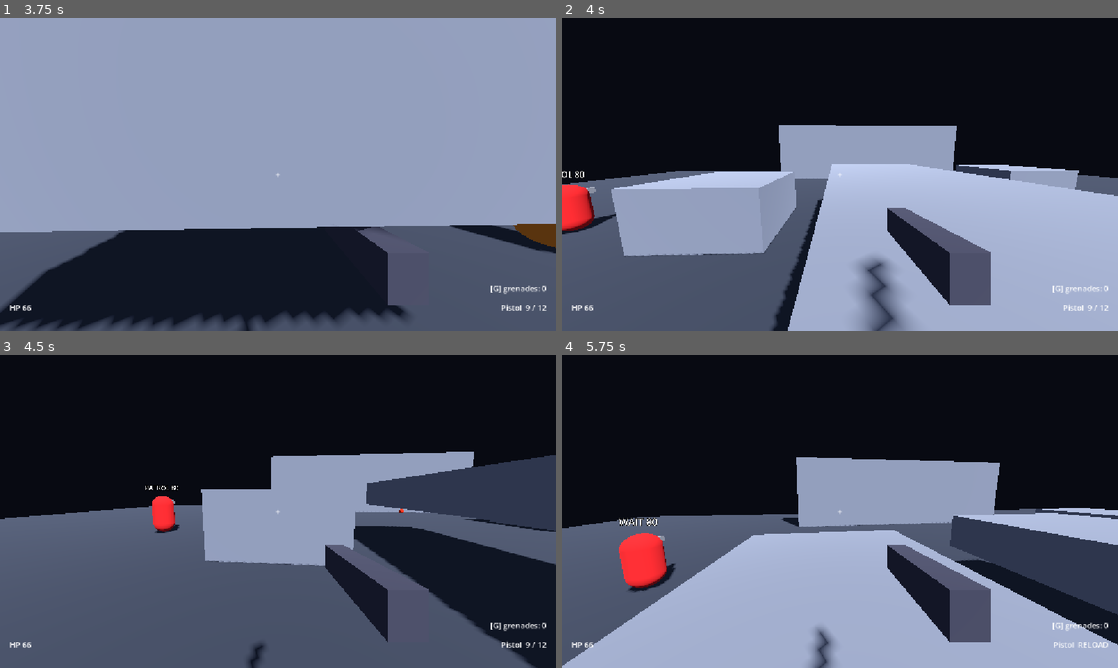
Above: before the commit, frames 1-4 (two rows, left to right).
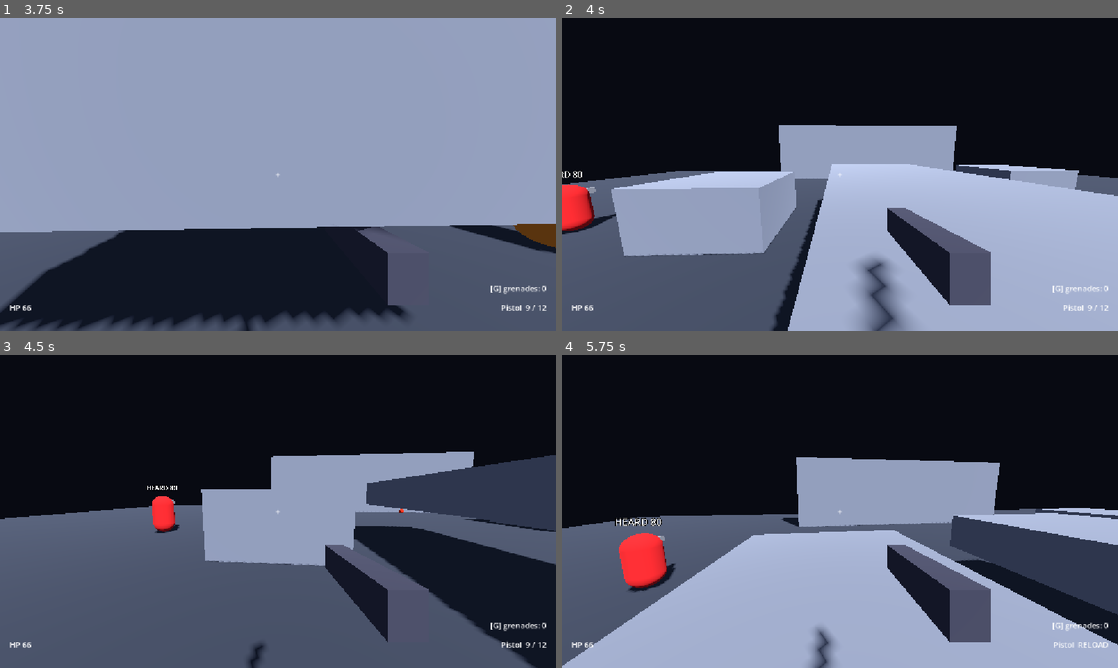
Above: after the commit, the same moments.

Repository: kyaminq-ui/Strata_FPS
Game: Godot game, scene res://game/main.tscn
Two runs of this game, one before a commit and one after it. Both use one fixed random seed, a clock stepped at 60 frames per second and the inputs below.
Inputs (mouse positions are in pixels of both pictures, inside the frame that each line leads up to):
- Up to frame 1 (3.75 s): click "Solo" at 0.5 s; tap Enter at 1.25 s; move the mouse to (272, 180) at 1.27 s; hold W (move_forward) 1.28-3.53 s; tap G (grenade) at 1.35, 2.3, 3.05, 3.6 s; click (272, 180) at 1.42 s; tap Space (jump) at 1.52, 1.82, 2.27, 2.57 s; move the mouse to (316, 177) at 2.02 s; tap Shift (dash) at 2.1 s; move the mouse to (233, 171) at 2.77 s; press the mouse at (233, 171) at 2.78 s; move the mouse to (283, 174) at 3.52 s; release the mouse at (283, 174) at 3.53 s; hold A (move_left) from 3.53 s (still down); click (283, 174) at 3.67 s
- Up to frame 2 (4 s): keep holding A (move_left); tap Space (jump) at 3.77 s
- Up to frame 3 (4.5 s): tap Space (jump) at 4.07 s; move the mouse to (255, 505) at 4.27 s; release A (move_left) at 4.28 s; hold W (move_forward) from 4.28 s (still down); hold E (interact) from 4.28 s (still down)
- Up to frame 4 (5.75 s): keep holding W (move_forward); tap Space (jump) at 4.52, 4.82, 5.27, 5.57 s; tap G (grenade) at 4.55, 5.3 s; tap R (reload) at 4.9 s; move the mouse to (867, 511) at 5.02 s; release E (interact) at 5.03 s; tap V (melee) at 5.1 s

Frame 1 is identical in both runs. In frame 2, less than 0.1% of the frame differs, in the area x 0-4%, y 48-52%; in frame 3, less than 0.1%; in frame 4, 0.2%, in the area x 9-18%, y 52-55%.

Commit message:
AI 3.2: enemy perception (vision cone + line of sight, hearing via NoiseBus for gunshots and explosions)
Co-Authored-By: Claude Sonnet 5 <noreply@anthropic.com>

Diff:
--- a/game/ai/enemy.gd
+++ b/game/ai/enemy.gd
@@ -23,6 +23,7 @@
 var _material := StandardMaterial3D.new()
 
 @onready var _health: HealthComponent = $Health
+@onready var _perception: Perception = $Perception
 @onready var _agent: NavigationAgent3D = $NavigationAgent3D
 @onready var _mesh: MeshInstance3D = $Mesh
 @onready var _label: Label3D = $Label
@@ -53,6 +54,7 @@
 		return
 	velocity.y = velocity.y - config.gravity * delta if not is_on_floor() else 0.0
 	var wish := _patrol_direction(delta)
+	_show_perception()
 	velocity.x = wish.x * config.walk_speed
 	velocity.z = wish.z * config.walk_speed
 	if wish != Vector3.ZERO:
@@ -79,6 +81,18 @@
 	var t := 1.0 - exp(-config.net_smoothing * delta)
 	global_position = global_position.lerp(net_position, t)
 	rotation.y = lerp_angle(rotation.y, net_yaw, t)
+
+
+func is_dead() -> bool:
+	return _health.is_dead()
+
+
+## Debug 3.2 : l'état affiché reflète ce que l'ennemi perçoit (les vrais états arrivent en 3.3).
+func _show_perception() -> void:
+	if _perception.seen_player:
+		net_state = "SEES"
+	elif _perception.heard_time_left > 0.0:
+		net_state = "HEARD"
 
 
 ## Direction horizontale voulue (zéro = à l'arrêt/en attente).
--- a/game/ai/enemy.tscn
+++ b/game/ai/enemy.tscn
@@ -1,8 +1,9 @@
-[gd_scene load_steps=8 format=3]
+[gd_scene load_steps=9 format=3]
 
 [ext_resource type="Script" path="res://game/ai/enemy.gd" id="1"]
 [ext_resource type="Script" path="res://game/components/health_component.gd" id="2"]
 [ext_resource type="Resource" path="res://game/ai/default_enemy.tres" id="3"]
+[ext_resource type="Script" path="res://game/ai/perception.gd" id="4"]
 
 [sub_resource type="CapsuleShape3D" id="shape"]
 radius = 0.45
@@ -56,6 +57,9 @@
 [node name="Health" type="Node" parent="."]
 script = ExtResource("2")
 
+[node name="Perception" type="Node" parent="."]
+script = ExtResource("4")
+
 [node name="NavigationAgent3D" type="NavigationAgent3D" parent="."]
 path_desired_distance = 0.5
 target_desired_distance = 0.5
--- a/game/ai/enemy_config.gd
+++ b/game/ai/enemy_config.gd
@@ -13,6 +13,14 @@
 @export var wait_time: float = 1.5
 @export var gravity: float = 24.0
 
+@export_group("Perception")
+@export var view_distance: float = 20.0
+@export var view_fov_degrees: float = 110.0
+@export var eye_height: float = 1.6
+@export var target_height: float = 1.2  # point visé sur le joueur pour la ligne de vue
+@export var vision_interval: float = 0.1
+@export var heard_display_time: float = 1.5  # debug : durée d'affichage « HEARD »
+
 @export_group("Présentation")
 @export var net_smoothing: float = 15.0
 @export var flash_time: float = 0.15
--- /dev/null
+++ b/game/ai/noise_bus.gd
@@ -0,0 +1,20 @@
+class_name NoiseBus
+extends Node
+## Bus d'événements de bruit (host). Les sources (tirs, explosions) appellent emit_at() ;
+## les `Perception` des ennemis s'y abonnent. Trouvé par le groupe « noise_bus » (pas de singleton).
+
+signal noise_emitted(position: Vector3, radius: float, kind: StringName)
+
+const GUNSHOT := &"gunshot"
+const EXPLOSION := &"explosion"
+
+
+func _enter_tree() -> void:
+	add_to_group("noise_bus")
+
+
+## Host uniquement (appelé depuis la résolution host des tirs/explosions).
+static func emit_at(tree: SceneTree, position: Vector3, radius: float, kind: StringName) -> void:
+	var bus := tree.get_first_node_in_group("noise_bus") as NoiseBus
+	if bus:
+		bus.noise_emitted.emit(position, radius, kind)
--- /dev/null
+++ b/game/ai/perception.gd
@@ -0,0 +1,76 @@
+class_name Perception
+extends Node
+## Perception d'un ennemi (host uniquement) : vision (cône + distance + ligne de vue vers
+## chaque joueur vivant) et ouïe (bruits du NoiseBus). Ne décide de rien : expose l'état perçu,
+## les états de l'ennemi (tranche 3.3) s'en servent.
+
+signal player_spotted(player: Player)
+signal noise_heard(position: Vector3, kind: StringName)
+
+const WORLD_MASK := 1
+
+var seen_player: Player  # joueur actuellement visible (le plus proche), sinon null
+var last_seen_position := Vector3.ZERO
+var last_heard_position := Vector3.ZERO
+var heard_time_left := 0.0  # temps restant pendant lequel « vient d'entendre » est vrai
+
+var _enemy: Enemy
+var _vision_timer := 0.0
+
+
+func _ready() -> void:
+	_enemy = get_parent() as Enemy
+	if not multiplayer.is_server():
+		set_physics_process(false)
+		return
+	var bus := get_tree().get_first_node_in_group("noise_bus") as NoiseBus
+	if bus:
+		bus.noise_emitted.connect(_on_noise)
+
+
+func _physics_process(delta: float) -> void:
+	heard_time_left = maxf(heard_time_left - delta, 0.0)
+	if _enemy.is_dead():
+		seen_player = null
+		return
+	_vision_timer -= delta
+	if _vision_timer > 0.0:
+		return
+	_vision_timer = _enemy.config.vision_interval
+	_scan_players()
+
+
+func _scan_players() -> void:
+	var config := _enemy.config
+	var eye := _enemy.global_position + Vector3.UP * config.eye_height
+	var forward := -_enemy.global_transform.basis.z
+	var min_dot := cos(deg_to_rad(config.view_fov_degrees * 0.5))
+	var space := _enemy.get_world_3d().direct_space_state
+	var best: Player = null
+	var best_distance := config.view_distance
+	for node in get_tree().get_nodes_in_group("players"):
+		var player := node as Player
+		if player == null or player.health.is_dead():
+			continue
+		var target := player.global_position + Vector3.UP * config.target_height
+		var to_target := target - eye
+		var distance := to_target.length()
+		if distance > best_distance or forward.dot(to_target / distance) < min_dot:
+			continue
+		if not space.intersect_ray(PhysicsRayQueryParameters3D.create(eye, target, WORLD_MASK)).is_empty():
+			continue  # ligne de vue bloquée
+		best = player
+		best_distance = distance
+	if best != null and seen_player == null:
+		player_spotted.emit(best)
+	seen_player = best
+	if best != null:
+		last_seen_position = best.global_position
+
+
+func _on_noise(position: Vector3, radius: float, kind: StringName) -> void:
+	if _enemy.is_dead() or _enemy.global_position.distance_to(position) > radius:
+		return
+	last_heard_position = position
+	heard_time_left = _enemy.config.heard_display_time
+	noise_heard.emit(position, kind)
--- a/game/player/player.gd
+++ b/game/player/player.gd
@@ -51,6 +51,7 @@
 
 
 func _ready() -> void:
+	add_to_group("players")
 	var material := StandardMaterial3D.new()
 	material.albedo_color = HOST_COLOR if name.to_int() == 1 else GUEST_COLOR
 	_body_mesh.material_override = material
--- a/game/weapons/grenade.gd
+++ b/game/weapons/grenade.gd
@@ -94,6 +94,7 @@
 			damage *= config.player_damage_multiplier
 		if damage > 0.0:
 			health.take_damage(damage, thrower_id)
+	NoiseBus.emit_at(get_tree(), center, config.noise_radius, NoiseBus.EXPLOSION)
 	var spawner := get_tree().get_first_node_in_group("grenade_spawner") as GrenadeSpawner
 	if spawner:
 		spawner.explosion_fx(center, config.blast_radius)
--- a/game/weapons/grenade_config.gd
+++ b/game/weapons/grenade_config.gd
@@ -16,3 +16,4 @@
 @export var blast_radius: float = 5.0
 @export var damage: float = 90.0  # au centre, décroît linéairement jusqu'au bord
 @export_range(0.0, 1.0) var player_damage_multiplier: float = 0.5  # tir ami / dégâts sur soi
+@export var noise_radius: float = 35.0  # bruit de l'explosion (ennemis)
--- a/game/weapons/shotgun.tres
+++ b/game/weapons/shotgun.tres
@@ -14,3 +14,4 @@
 spread_degrees = 4.0
 view_size = Vector3(0.1, 0.12, 0.7)
 view_color = Color(0.85, 0.45, 0.15, 1)
+noise_radius = 40.0
--- a/game/weapons/weapon_controller.gd
+++ b/game/weapons/weapon_controller.gd
@@ -186,6 +186,7 @@
 	if origin.distance_to(_player.net_position + Vector3.UP * HEAD_HEIGHT) > SERVER_ORIGIN_TOLERANCE:
 		return
 	_server_last_shot_msec = now
+	NoiseBus.emit_at(get_tree(), origin, weapon.noise_radius, NoiseBus.GUNSHOT)
 
 	direction = direction.normalized()
 	var ends := PackedVector3Array()
--- a/game/weapons/weapon_data.gd
+++ b/game/weapons/weapon_data.gd
@@ -10,6 +10,7 @@
 @export var max_range: float = 100.0
 @export var magazine_size: int = 12
 @export var reload_time: float = 1.2
+@export var noise_radius: float = 25.0  # les ennemis à cette distance entendent le tir
 @export var equip_time: float = 0.3
 @export_group("Dispersion")
 @export var pellets: int = 1
--- a/game/world/arena_graybox.tscn
+++ b/game/world/arena_graybox.tscn
@@ -7,6 +7,7 @@
 
 [ext_resource type="PackedScene" path="res://game/ai/enemy.tscn" id="5"]
 [ext_resource type="Script" path="res://game/ai/nav_baker.gd" id="6"]
+[ext_resource type="Script" path="res://game/ai/noise_bus.gd" id="7"]
 
 [sub_resource type="NavigationMesh" id="navmesh"]
 geometry_parsed_geometry_type = 1
@@ -197,6 +198,9 @@
 [node name="P4" type="Marker3D" parent="PatrolRoutes/RouteB"]
 transform = Transform3D(1, 0, 0, 0, 1, 0, 0, 0, 1, -4, 0, -3)
 
+[node name="NoiseBus" type="Node" parent="."]
+script = ExtResource("7")
+
 [node name="Enemies" type="Node3D" parent="."]
 
 [node name="Enemy1" parent="Enemies" node_paths=PackedStringArray("route") instance=ExtResource("5")]
Not shown, added: game/ai/noise_bus.gd.uid
Not shown, added: game/ai/perception.gd.uid
Not shown, changed: docs/DECISIONS.md
Not shown, changed: docs/NETWORK.md
Not shown, changed: docs/NEXTSTEPS.md
Not shown, changed: docs/TASKS.md
